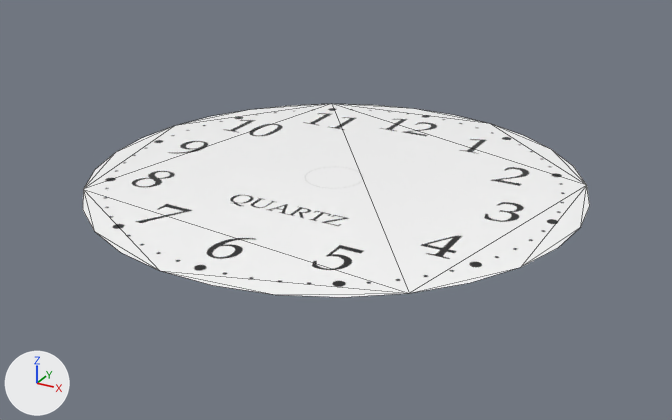
What one commit did to the FBX model GameDesign/School FBX/clock.fbx.
Rendered twice from a 50 mm camera at (-0.0628, 0.2419, 0.0431) aimed at (-0.1123, 0.3319, -0.002). The lights are fixed; the arrows at lower left show +X, +Y and +Z. Mesh edges are drawn as thin lines. Where no turn or scale is listed for an object, it has been applied to the vertices.
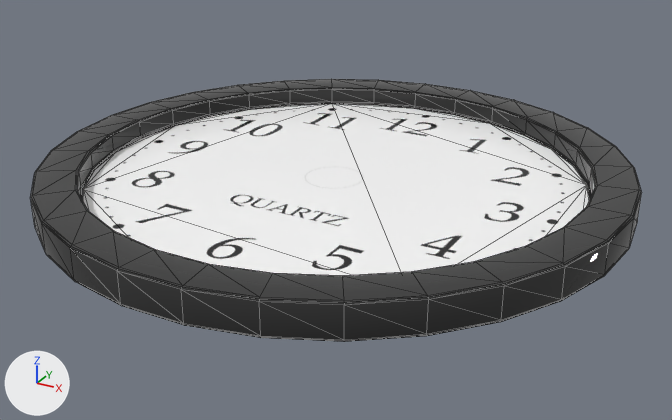
The change, as a diff of the scene's bpy script:
```diff
--- a/GameDesign/School FBX/clock.fbx.py
+++ b/GameDesign/School FBX/clock.fbx.py
@@ mat_02___default @@
+mat_02___default = principled_material('02 - Default')
+mat_02___default.base_color = (0.036, 0.036, 0.036)  # black #353535
+mat_02___default.roughness = 0.0
@@ me_mesh_1 @@
+me_mesh_1.from_pydata(...)  # 360 vertices, 688 faces; spans x -0.035..0.035, y -0.0348..0.0348, z 0.0..0.004
+me_mesh_1.materials.append(mat_02___default)  # black #353535
@@ ob_cylinder001 @@
+ob_cylinder001 = bpy.data.objects.new('Cylinder001', me_mesh_1)
+ob_cylinder001.location = (-0.1132, 0.33347, 0.0)
```

Pixel boxes (x1, y1, x2, y2) of what changed, in the pictures (672 x 420 px):
'Cylinder001', added
    after: (30, 79, 641, 342)
